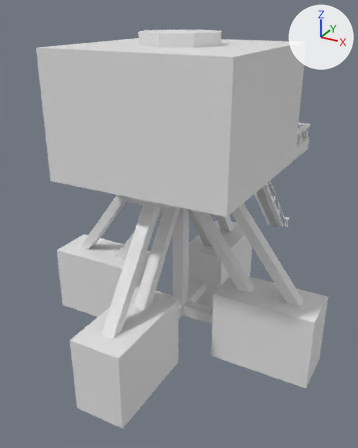
The FBX model Assets/Art/Molens/Molen-parts/Oude(Base)(4).fbx: old version first, new version second.
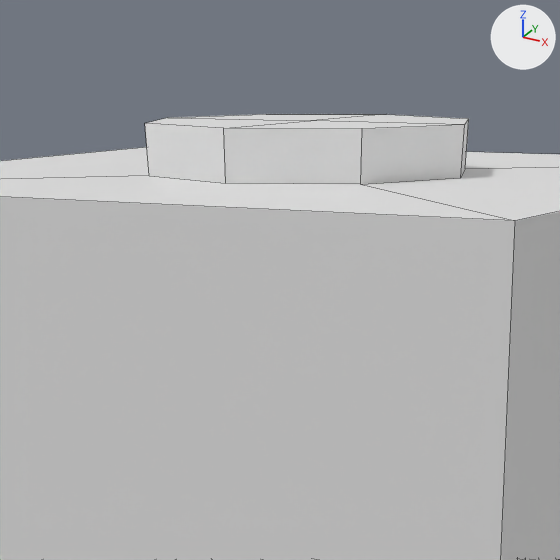
Old and new are each drawn whole from a 50 mm lens placed at (8.92, -16.35, 13.36), pointed at (-1.18, 2.01, 4.18) and again close up on the part from 28% to 68% of the width and 0% to 32% of the height. Lighting does not change. The marker at upper right points along +X, +Y and +Z. The close-ups show mesh edges as thin lines. Where no turn or scale is listed for an object, it has been applied to the vertices.

Names of what the first close-up shows: 'Molen(Base)(4)'.
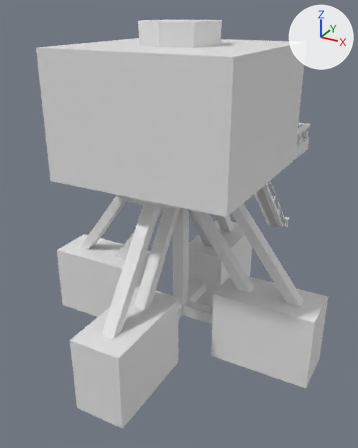
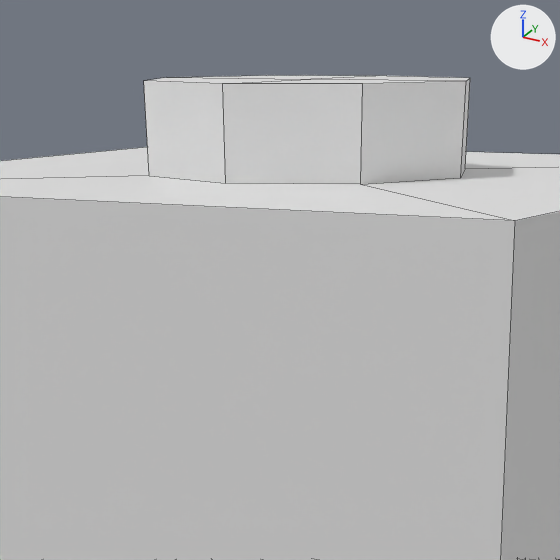
What changed in the scene script:
```text
Change me_cube_005:
    where me_cube_005.from_pydata(...)  # 775 vertices, 614 faces; spans x -6.0..6.0, y -6.0..13.6, z 0.0..12.6
    used by ob_molen_base__4; location = (0.0, 0.0, 0.0)
    me_cube_005 part 1: all 9 vertices in x -1.5..1.5, y -1.5..1.5, z 12.6 are moved by (0.0, 0.0, 0.3)
```

Changed parts and their boxes [x1, y1, x2, y2] in the close-ups (560 x 560 px; the box of a moved part takes in the faces that stretch with it):
'Molen(Base)(4)', reshaped
    before: [0, 114, 560, 560]
    after: [0, 75, 560, 560]
part 1 of me_cube_005, moved or reshaped
    before: [145, 114, 469, 184]
    after: [144, 75, 470, 184]
